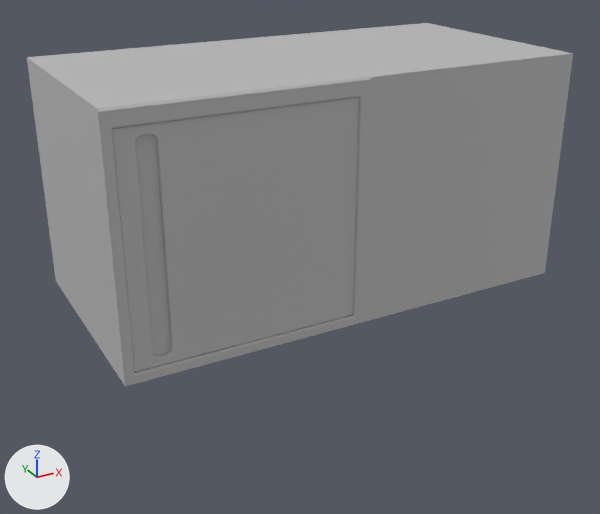
Renders of the FBX model Assets/04_Models/Cuisine/Placard_Glissiere_Coin.fbx from each side of a commit.
Rendered twice from a 50 mm camera at (-1.67, -3.02, 1.61) aimed at (-0.21, -0.35, 0.28). Arrows for +X, +Y and +Z are at lower left; the lights stay in place. Where no turn or scale is listed for an object, it has been applied to the vertices.

The first picture shows 'Glissiere_Placard', 'Meuble_Placard_Glissiere'.
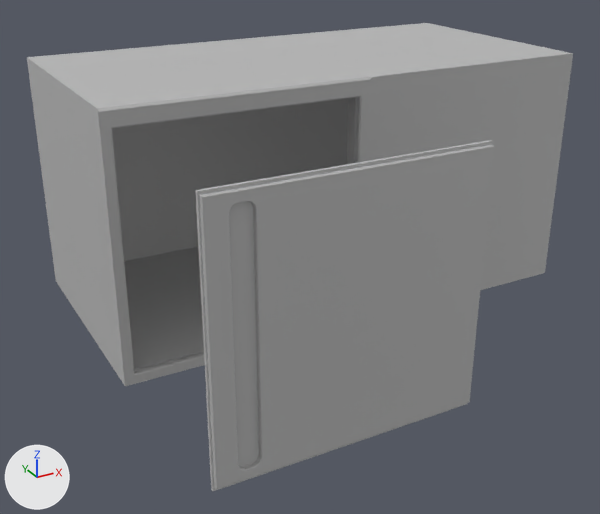
Where the change shows, as pixel boxes [x1, y1, x2, y2] in the pictures (600 x 514 px):
'Glissiere_Placard', moved
    before: [112, 97, 359, 372]
    after: [195, 140, 494, 491]

Edits to the bpy script that builds the scene:
```text
Change ob_glissiere_placard:
    ob_glissiere_placard.location: (-0.965, -0.468, 0.942) -> (-0.965, -1.196, 0.942)
```
